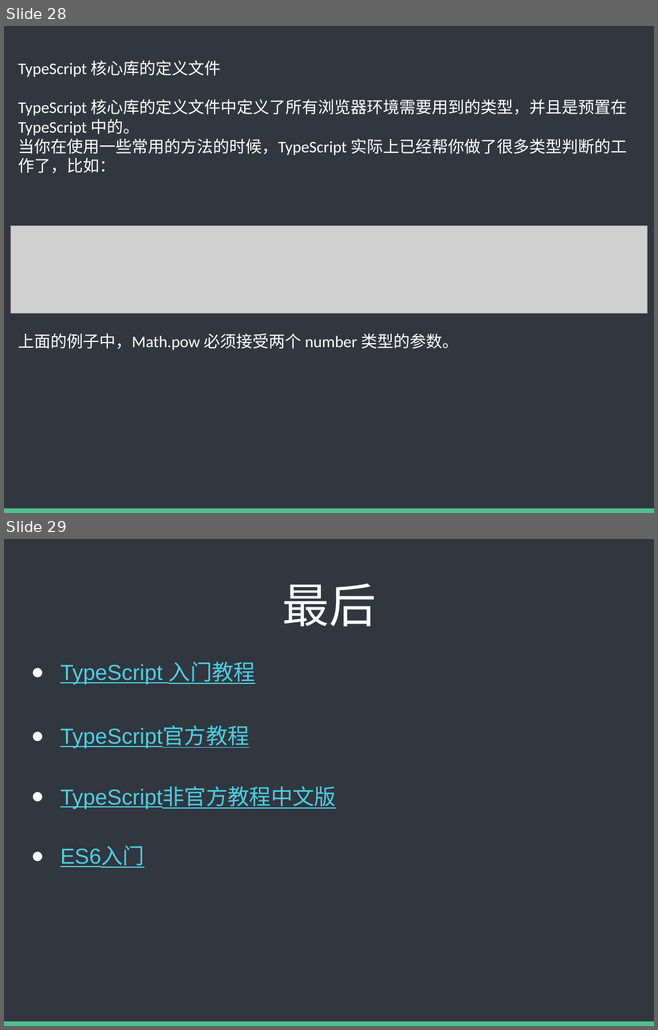
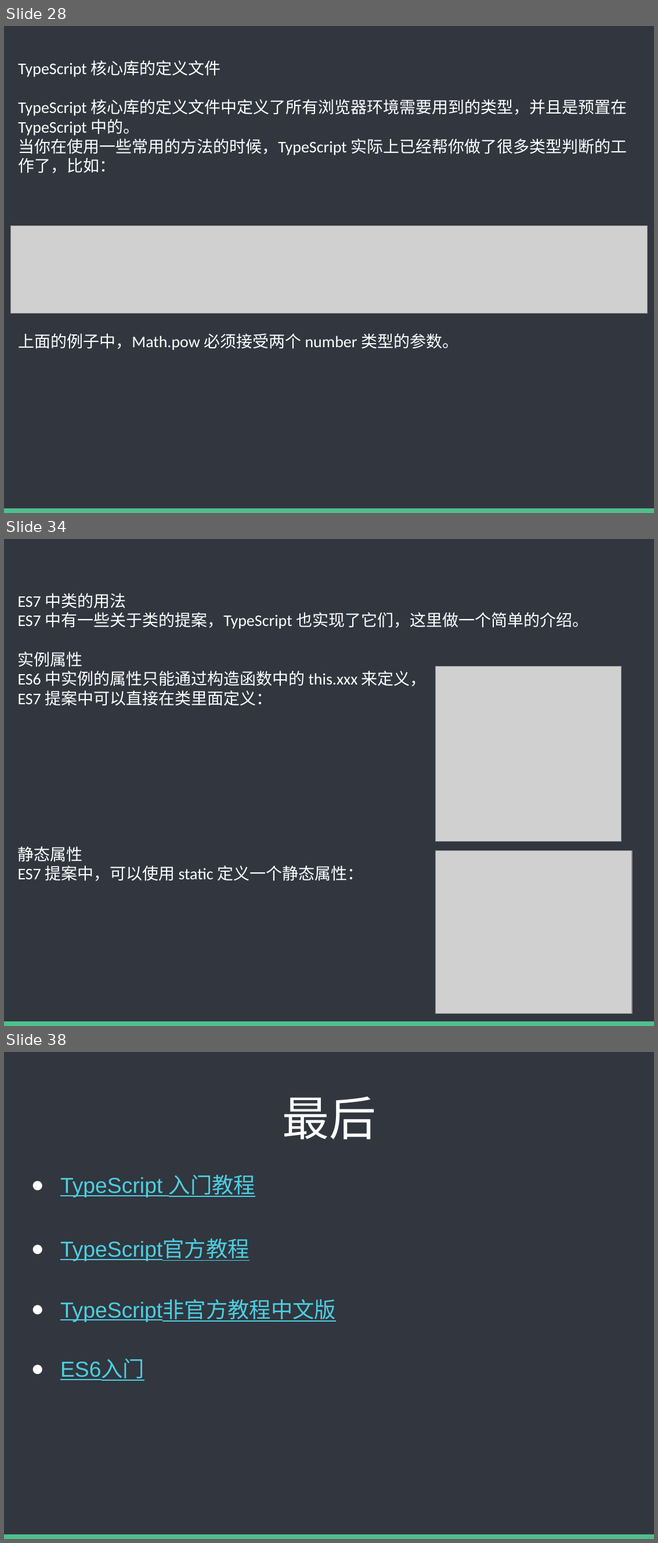
Before and after one commit to baixiaoyu2997/typescript-share, a slide deck: TS内部分享.pptx. Shown one above the other, each under a label of ours: slides 28 and 29 before the commit, slides 28, 34 and 38 after it; the slides between them are not shown. The pictures are 658x1030 and 658x1543 pixels, drawn with LibreOffice and Linux fonts; fonts in the diff are those of the drawing; grey boxes stand for pictures. Boxes give left, top, right and bottom in pixels: in the first picture for what was removed or moved away, otherwise in the second. Text is boxed around its words. In the diff, an @@ line names an element or a change of style, - is before the commit and + after.

```diff
--- a/TS内部分享.pptx
+++ b/TS内部分享.pptx
@@ slide 34 added at (x1=4, y1=539, x2=654, y2=1026), background #FFFFFF; not listed: 2 template elements that a slide beside it also shows @@
@@ text added at (x1=18, y1=593, x2=588, y2=881), 18 pt, text #FFFFFF @@
+ES7 中类的用法
+ES7 中有一些关于类的提案，TypeScript 也实现了它们，这里做一个简单的介绍。
+实例属性
+ES6 中实例的属性只能通过构造函数中的 this.xxx 来定义，
+ES7 提案中可以直接在类里面定义：
+静态属性
+ES7 提案中，可以使用 static 定义一个静态属性：
@@ picture added at (x1=436, y1=667, x2=621, y2=842) @@
@@ picture added at (x1=436, y1=851, x2=632, y2=1014) @@
@@ what was slide 29 is now slide 38 @@
```
Also in this commit, not shown: 1 slide changed, 8 other slides added, 3 other files.
